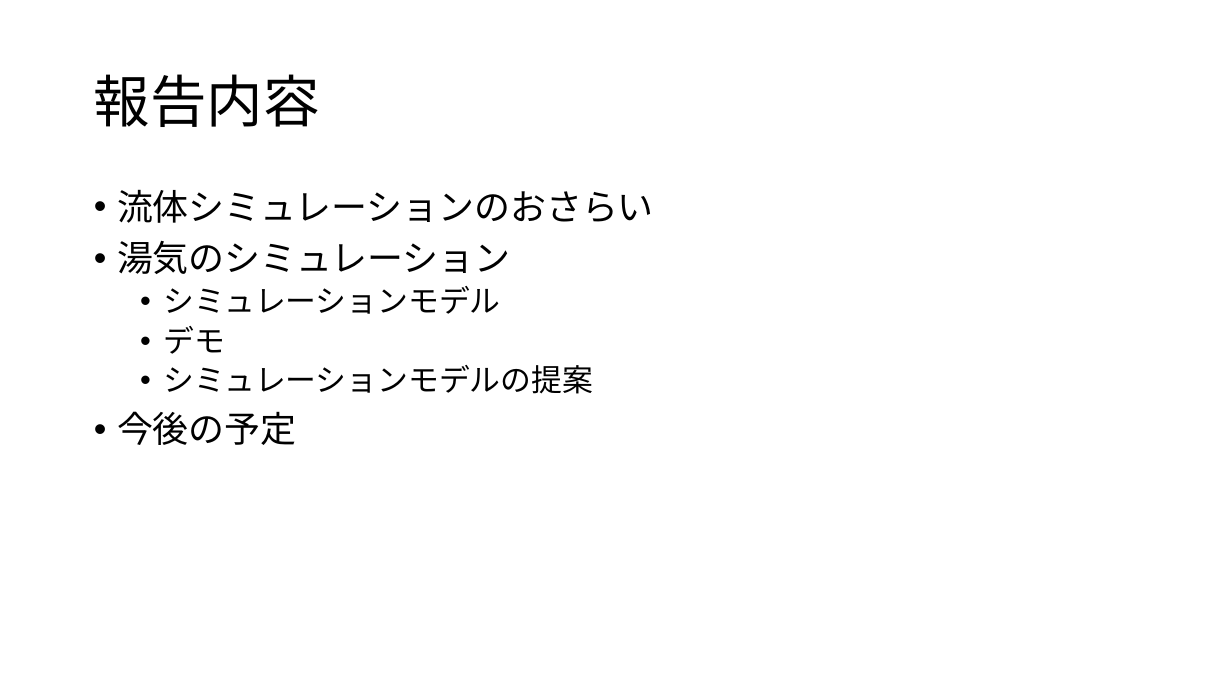
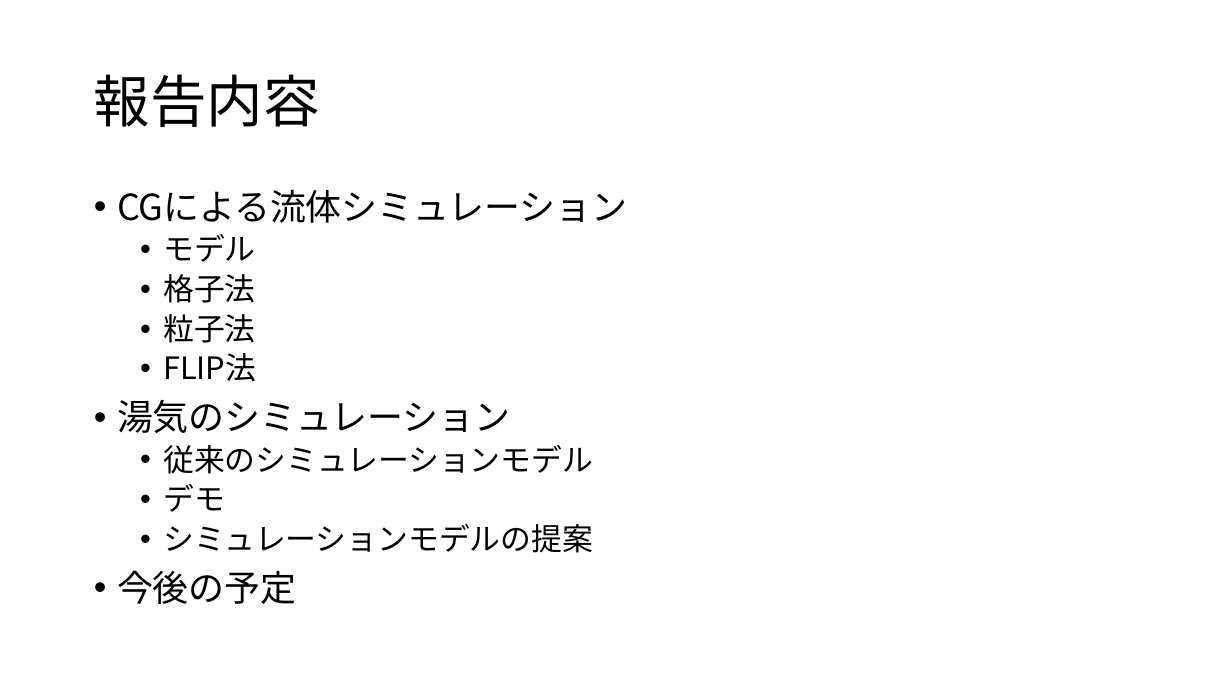
Before and after one commit to sanofc/onsen, a slide deck: slide 6 of docs/presentation/20160527/CGによる湯気のシミュレーション.pptx. Drawn at 1232x693 pixels with LibreOffice and Linux fonts; fonts in the diff are those of the drawing. Boxes give left, top, right and bottom in pixels: in the first picture for what was removed or moved away, otherwise in the second. Text is boxed around its words. In the diff, an @@ line names an element or a change of style, - is before the commit and + after.

Commit message:
add ppt

```diff
--- a/docs/presentation/20160527/CGによる湯気のシミュレーション.pptx
+++ b/docs/presentation/20160527/CGによる湯気のシミュレーション.pptx
@@ text at [117, 189, 627, 382]: text changed @@
-• 流体シミュレーションのおさらい
+• CGによる流体シミュレーション
+  • モデル
+  • 格子法
+  • 粒子法
+  • FLIP法
@@ text at [163, 445, 593, 474]: text changed @@
-  • シミュレーションモデル
+  • 従来のシミュレーションモデル
```
Also in this commit, not shown: 2 other slides changed, 4 slides added, 2 slides removed, 2 other files.
